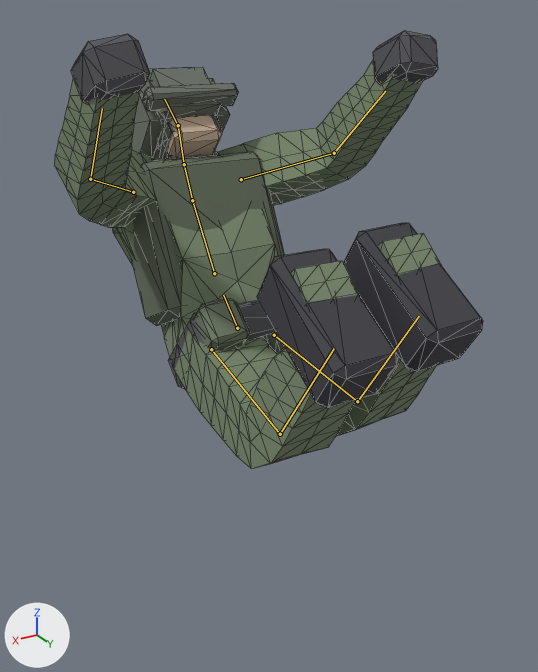
The glTF model data/models/player.glb: old version first, new version second.
Camera for both pictures: a 50 mm camera at (1.015, 1.88, 1.489) aimed at (-0.007, 0.176, 0.637). Lighting does not change. The marker at lower left points along +X, +Y and +Z. The first picture is the older version. Both versions are drawn at frame 16 of the action 'death'; the numbers are the values there. The bones that change, and the others that lie on the model, are drawn over the model as lines. Mesh edges are drawn as thin lines.

Names of what the first picture shows: 'belt', 'body', 'boot.L', 'boot.R', 'glove.L', 'glove.R', 'helmet_brim', 'helmet_dome', 'jaw', 'pouchL', 'vest' and 1 more.
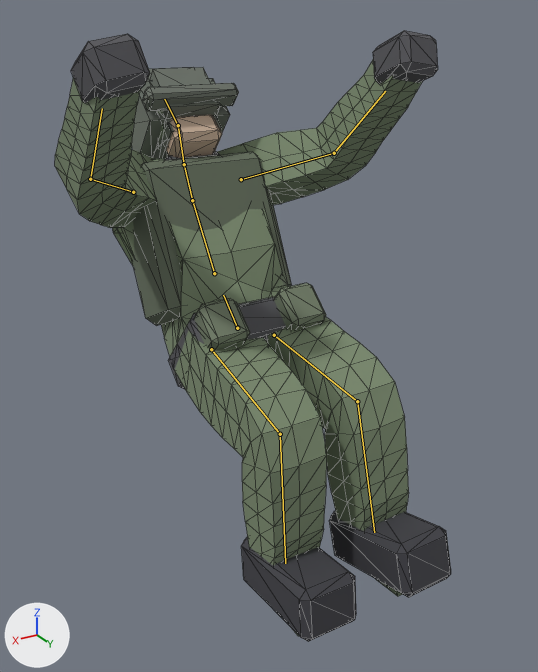
Diff of the bpy script that builds the scene:
```diff
--- a/data/models/player.glb.py
+++ b/data/models/player.glb.py
@@ bone_shin_l @@
 bone_shin_l = bpy.data.objects['player_rig'].pose.bones['shin.L']  # child of 'thigh.L'
-bone_shin_l.rotation_quaternion = (0.819, 0.574, 0.0, 0.0)  # degrees (70, 0, 0)
+bone_shin_l.rotation_quaternion = (0.819, -0.574, 0.0, 0.0)  # degrees (-70, 0, 0)
@@ bone_shin_r @@
 bone_shin_r = bpy.data.objects['player_rig'].pose.bones['shin.R']  # child of 'thigh.R'
-bone_shin_r.rotation_quaternion = (0.839, 0.545, 0.0, 0.0)  # degrees (66, 0, 0)
+bone_shin_r.rotation_quaternion = (0.839, -0.545, 0.0, 0.0)  # degrees (-66, 0, 0)
```

Pixel boxes [x1, y1, x2, y2] of what changed, in the pictures (538 x 672 px):
'body', posed (41% taller)
    before: [55, 60, 441, 469]
    after: [55, 60, 422, 636]
'boot.L', posed
    before: [257, 249, 399, 408]
    after: [241, 537, 356, 642]
'boot.R', posed
    before: [343, 223, 483, 372]
    after: [329, 511, 451, 597]
'pouchR', unchanged, uncovered by the edit
    after: [274, 283, 326, 330]
bone 'shin.L', root to tip
    before: (280, 434) to (334, 348)
    after: (280, 434) to (285, 563)
bone 'shin.R', root to tip
    before: (357, 401) to (419, 316)
    after: (357, 401) to (374, 532)
